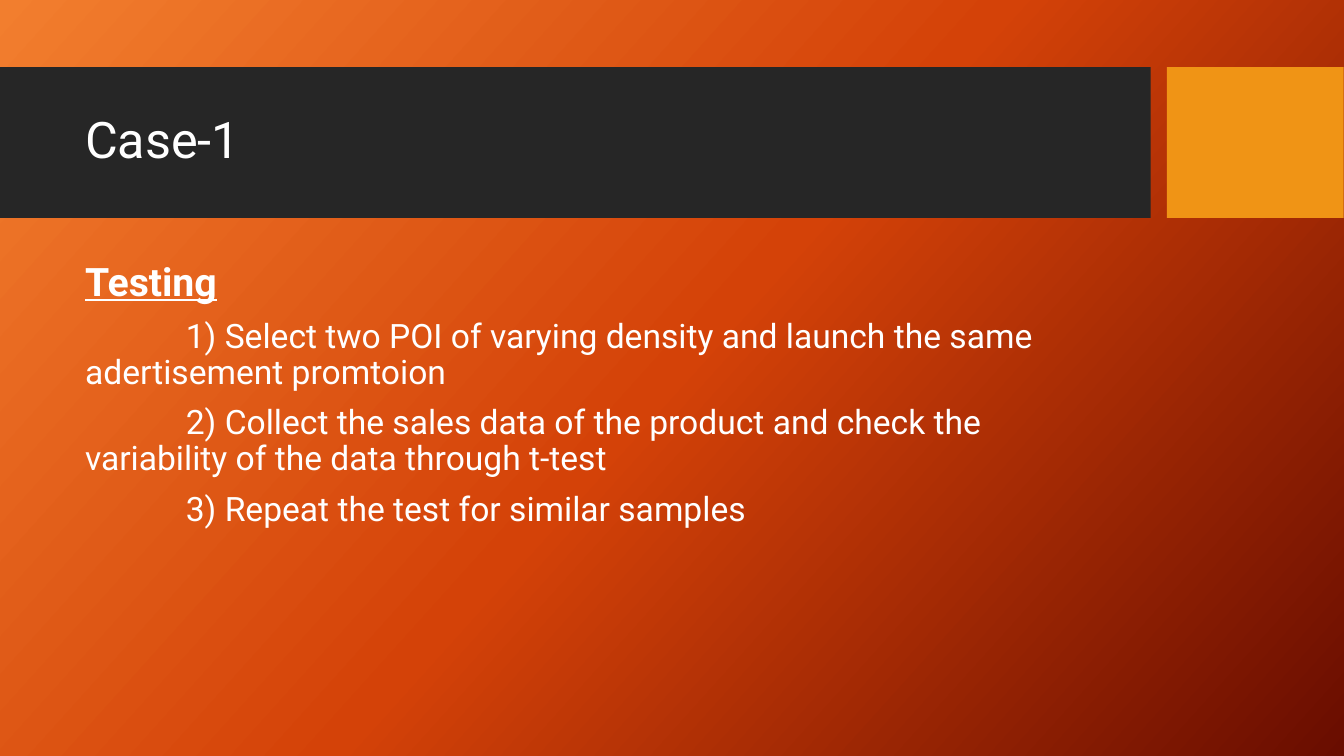
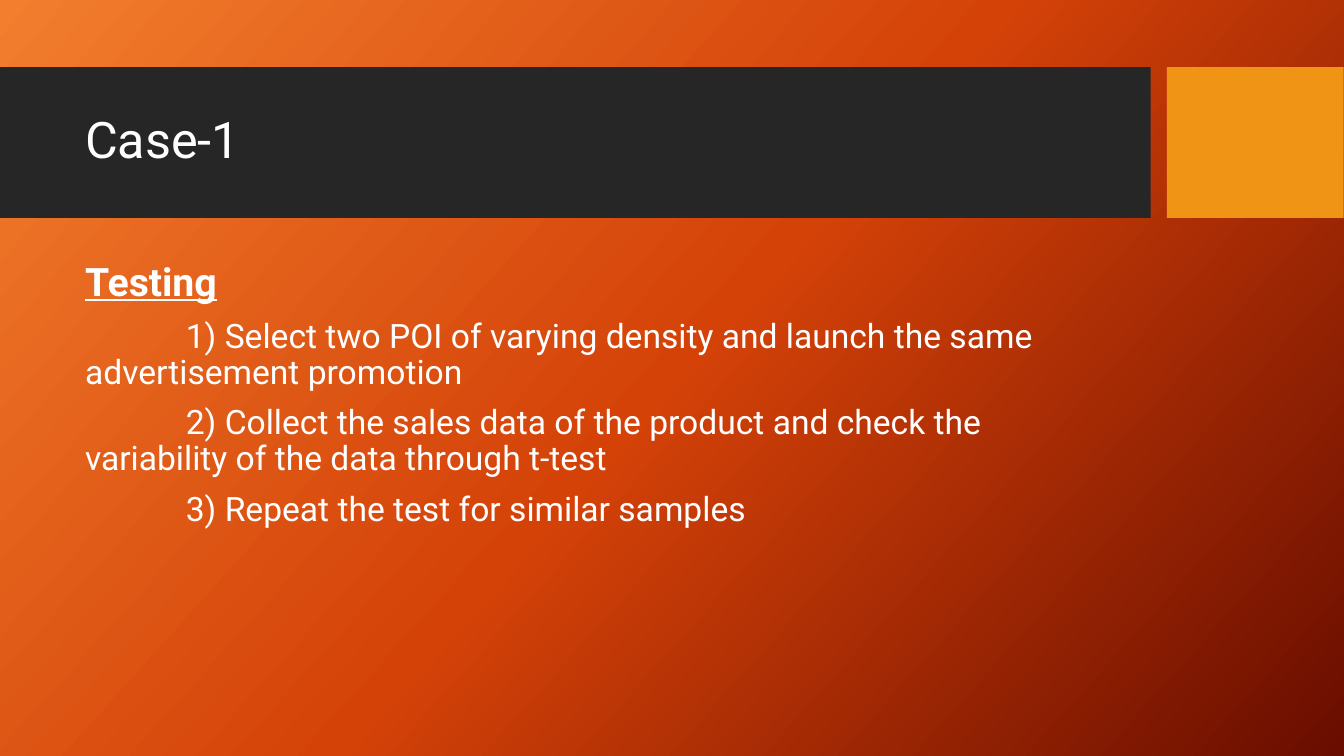
Before and after one commit to venkiram91/data_engineer, a slide deck: slide 3 of Model/Bonus.pptx. Drawn at 1344x756 pixels with LibreOffice and Linux fonts; fonts in the diff are those of the drawing; background and template pictures are left out. Boxes give left, top, right and bottom in pixels: in the first picture for what was removed or moved away, otherwise in the second. Text is boxed around its words. In the diff, an @@ line names an element or a change of style, - is before the commit and + after.

```diff
--- a/Model/Bonus.pptx
+++ b/Model/Bonus.pptx
@@ text at (85,321,1032,391): text changed @@
-1) Select two POI of varying density and launch the same adertisement promtoion
+1) Select two POI of varying density and launch the same advertisement promotion
```
Also in this commit, not shown: 1 other slide changed, 1 other file.
